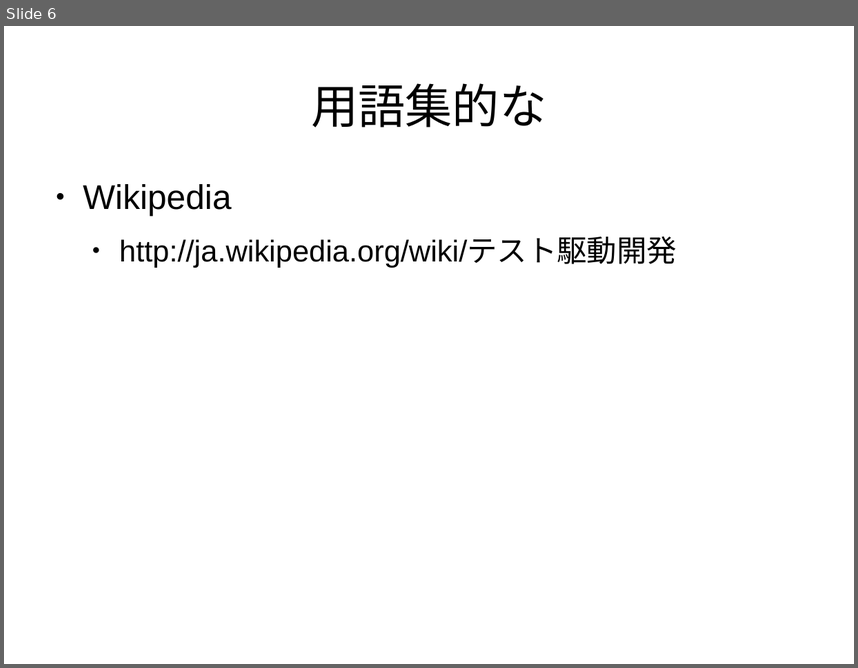
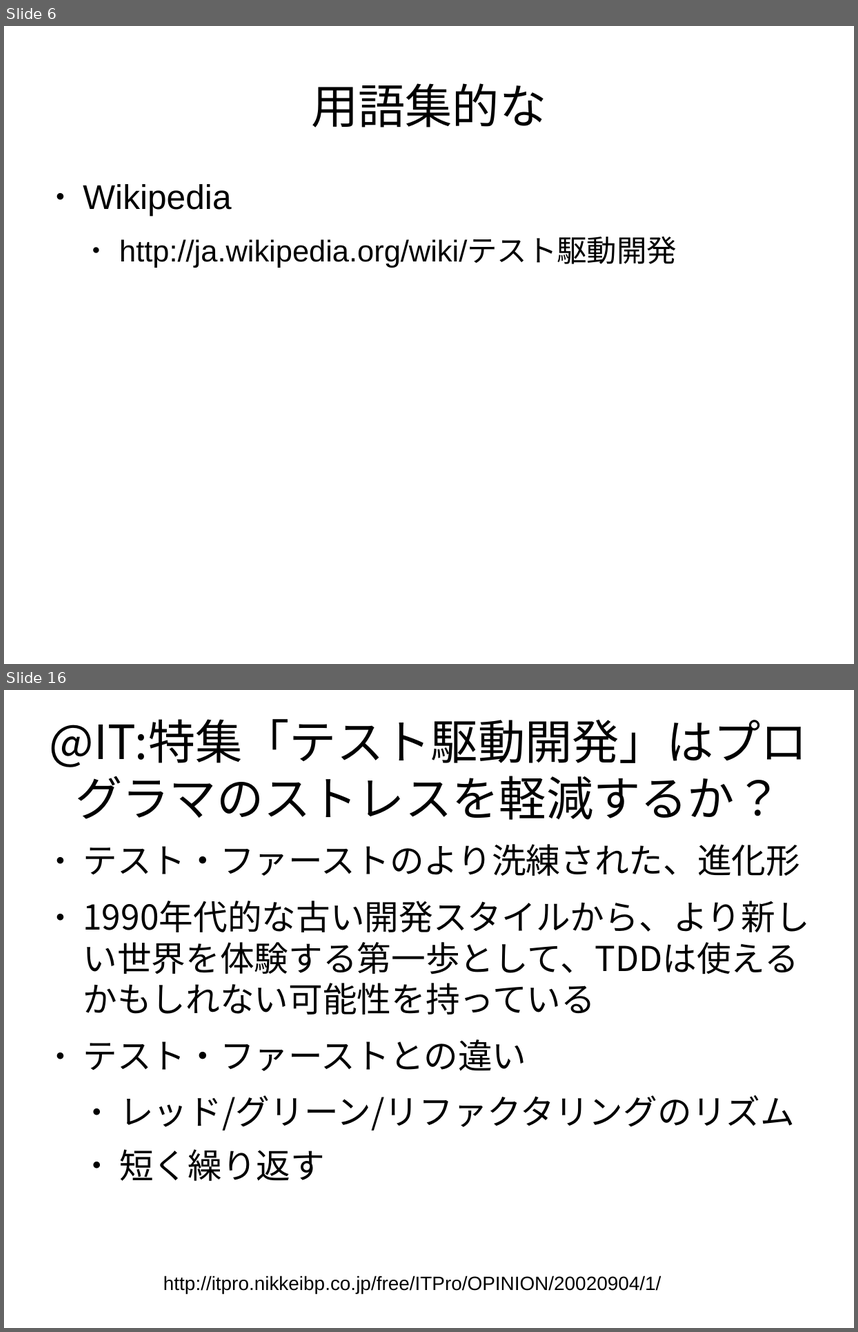
Before and after one commit to yujiorama/event, a slide deck: tddconf/tdd_revice.odp. Shown one above the other, each under a label of ours: slide 6 before the commit, slides 6 and 16 after it; the slides between them are not shown. The pictures are 858x668 and 858x1332 pixels, drawn with LibreOffice and Linux fonts; fonts in the diff are those of the drawing. Boxes give left, top, right and bottom in pixels: in the first picture for what was removed or moved away, otherwise in the second. Text is boxed around its words. In the diff, an @@ line names an element or a change of style, - is before the commit and + after.

```diff
--- a/tddconf/tdd_revice.odp
+++ b/tddconf/tdd_revice.odp
@@ slide 16 added at <box>4,690,854,1328</box>, background #FFFFFF @@
@@ title added at <box>50,719,808,820</box>, 44 pt, text #000000 @@
+@IT:特集「テスト駆動開発」はプログラマのストレスを軽減するか？
@@ text added at <box>83,844,809,1181</box>, 32 pt, text #000000 @@
+● テスト・ファーストのより洗練された、進化形
+● 1990年代的な古い開発スタイルから、より新しい世界を体験する第一歩として、TDDは使えるかもしれない可能性を持っている
+● テスト・ファーストとの違い
+  ● レッド/グリーン/リファクタリングのリズム
+  ● 短く繰り返す
@@ text added at <box>163,1275,662,1293</box>, 18 pt, text #000000 @@
+http://itpro.nikkeibp.co.jp/free/ITPro/OPINION/20020904/1/
```
Also in this commit, not shown: 3 slides changed, 19 other slides added, 3 slides removed.
